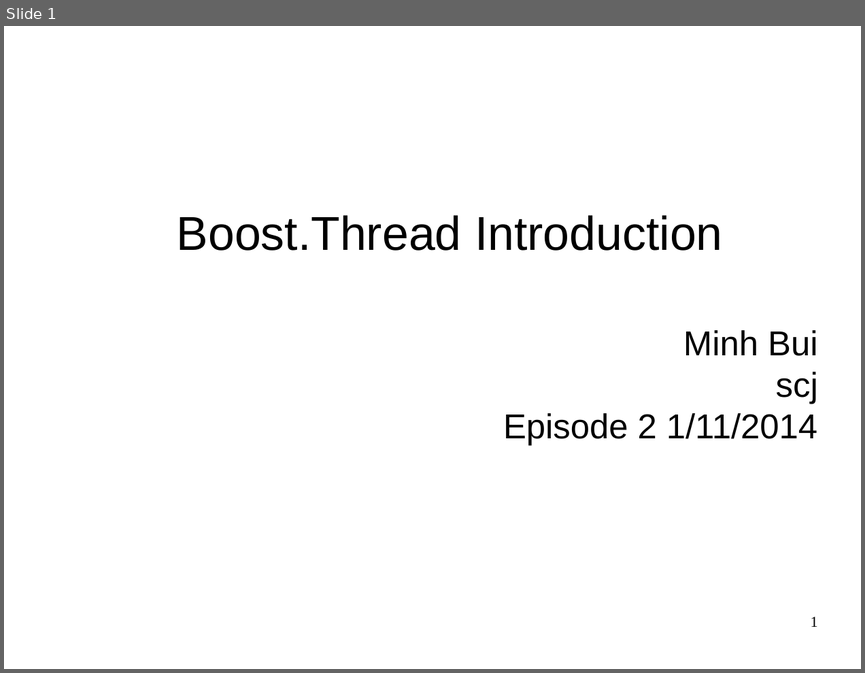
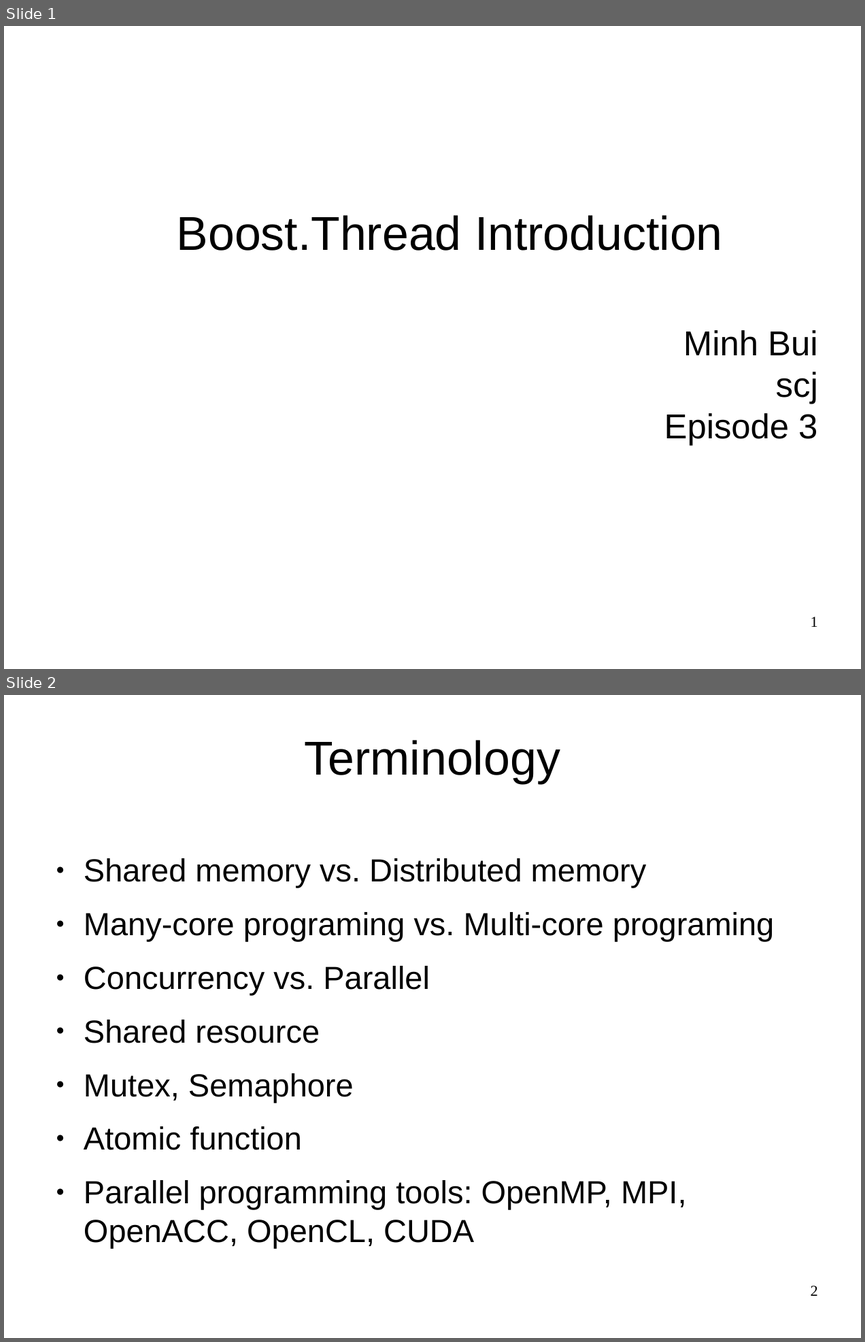
Before and after one commit to codengrow/scj, a slide deck: season1/episode3/Boost.thread-intro.odp. Shown one above the other, each under a label of ours: slide 1 before the commit, slides 1 and 2 after it. The pictures are 865x673 and 865x1342 pixels, drawn with LibreOffice and Linux fonts; fonts in the diff are those of the drawing; background and template pictures are left out. Boxes give left, top, right and bottom in pixels: in the first picture for what was removed or moved away, otherwise in the second. Text is boxed around its words. In the diff, an @@ line names an element or a change of style, - is before the commit and + after.

```diff
--- a/season1/episode3/Boost.thread-intro.odp
+++ b/season1/episode3/Boost.thread-intro.odp
@@ slide 2 added at [4,695,861,1338], background picture (left out) @@
@@ title added at [305,740,560,784], 44 pt, text #000000 @@
+Terminology
@@ text added at [84,858,774,1248], 29.6 pt, text #000000 @@
+● Shared memory vs. Distributed memory
+● Many-core programing vs. Multi-core programing
+● Concurrency vs. Parallel
+● Shared resource
+● Mutex, Semaphore
+● Atomic function
+● Parallel programming tools: OpenMP, MPI, OpenACC, OpenCL, CUDA
@@ page number added at [810,1285,818,1295], 14 pt, text #000000 @@
+2
@@ slide 1 changed as well @@
@@ subtitle at [664,413,817,446]: text changed @@
-Episode 2 1/11/2014
+Episode 3
```
Also in this commit, not shown: 3 other slides changed, 3 other slides added, 4 slides removed.
